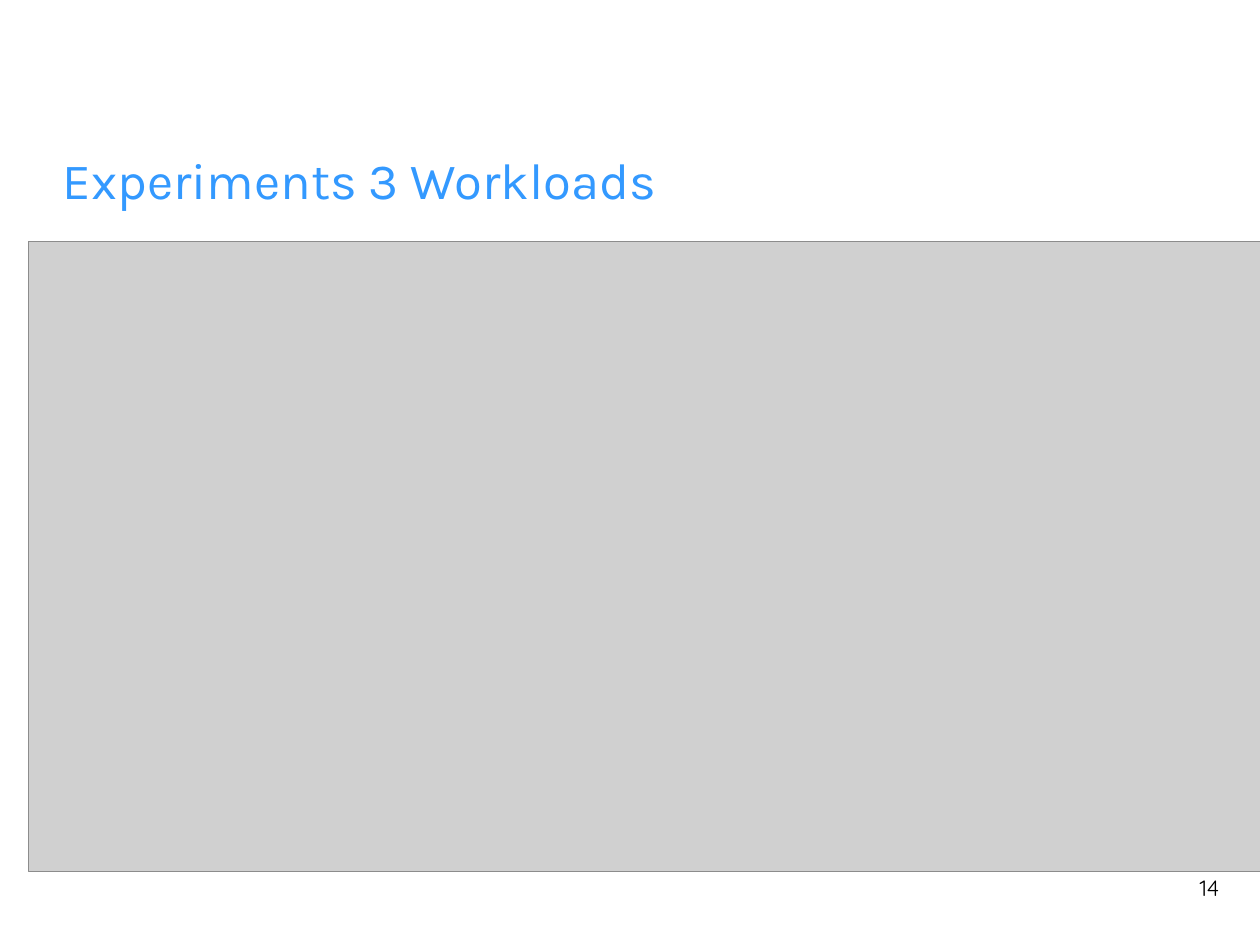
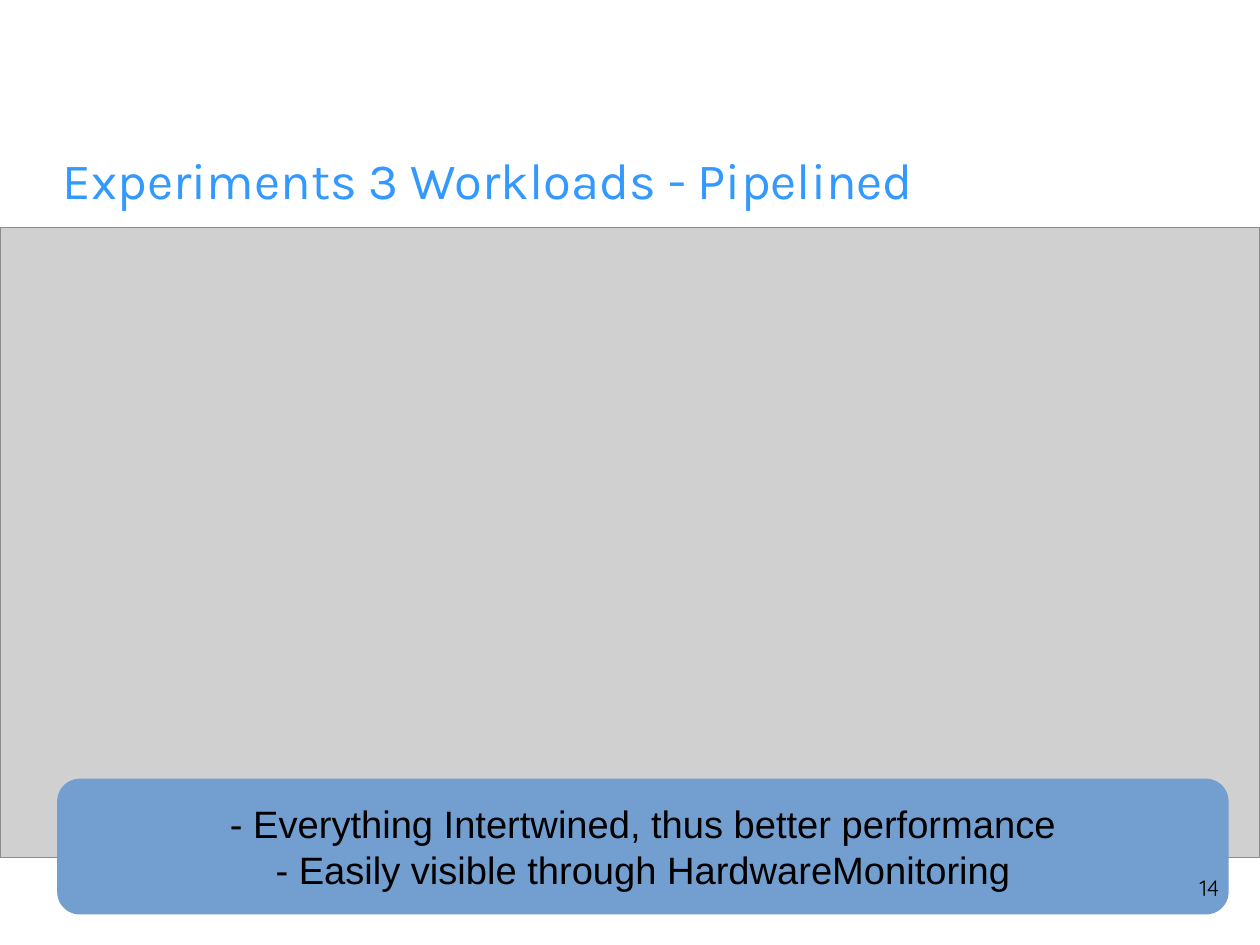
Before and after one commit to fhilprec/HardwareMonitoring, a slide deck: slide 14 of ProjectPresentation.odp. Drawn at 1260x945 pixels with LibreOffice and Linux fonts; fonts in the diff are those of the drawing; grey boxes stand for pictures; background and template pictures are left out. Boxes give left, top, right and bottom in pixels: in the first picture for what was removed or moved away, otherwise in the second. Text is boxed around its words. In the diff, an @@ line names an element or a change of style, - is before the commit and + after.

```diff
--- a/ProjectPresentation.odp
+++ b/ProjectPresentation.odp
@@ title at [63, 164, 913, 211]: text changed @@
-Experiments 3 Workloads
+Experiments 3 Workloads - Pipelined
@@ picture: place and size @@
-picture at [29, 241, 1260, 871]
+picture at [0, 228, 1260, 858]
@@ rounded rectangle added at [57, 779, 1229, 915], fill #729FCF, 24 pt, text #000000 @@
+- Everything Intertwined, thus better performance
+- Easily visible through HardwareMonitoring
```
Also in this commit, not shown: 4 other slides changed.
